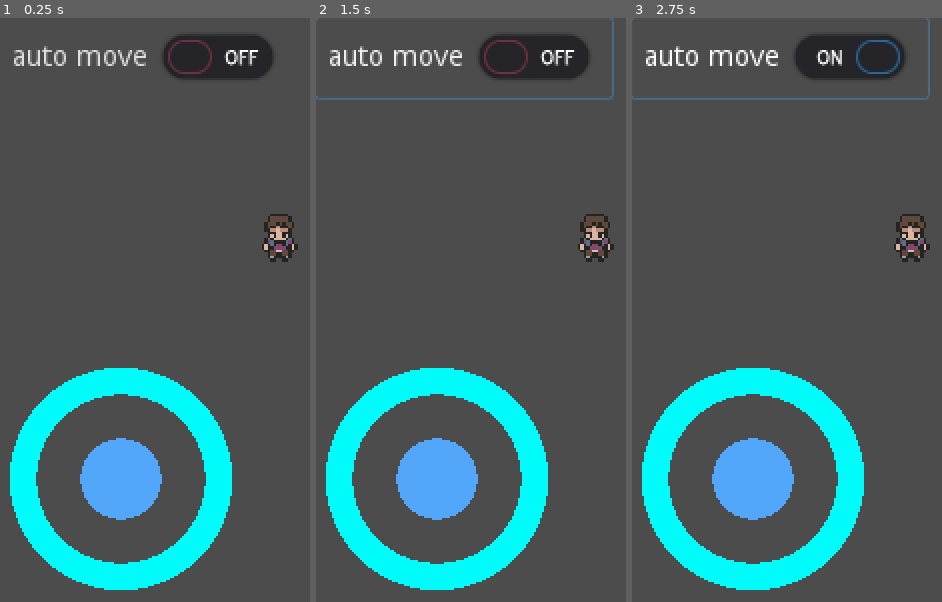
Above: before the commit, frames 1-3 (left to right).
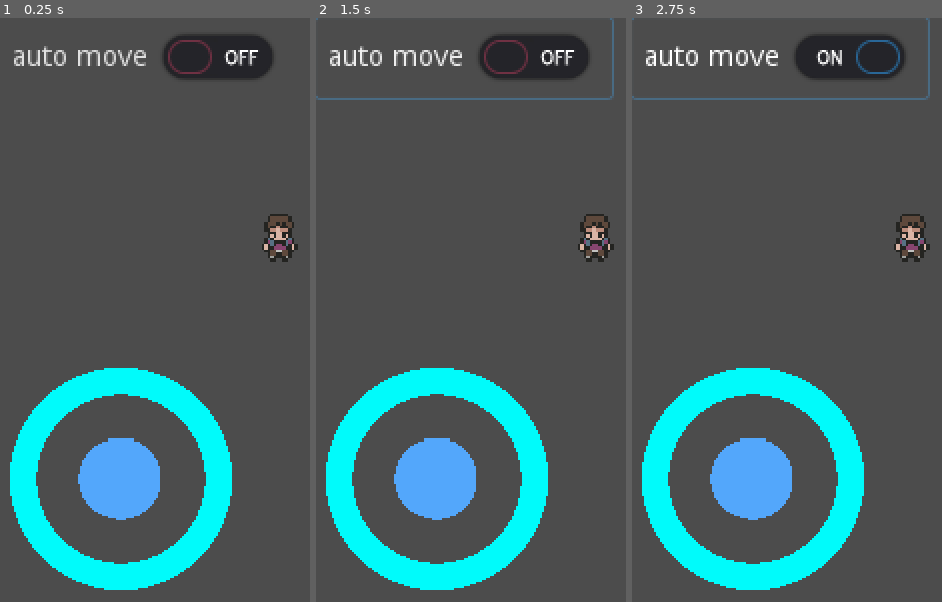
Above: after the commit, the same moments.

Repository: StitchedTeam/werewolf
Game: Godot game, scene res://Sandbox/Sandbox.tscn
Same seed, same stepped clock (60 frames per second), same inputs: the game is played once before the commit and once after it. The project has no main scene, so this scene is started directly.
Inputs:
- Up to frame 1 (0.25 s): no input
- Up to frame 2 (1.5 s): click "auto move" at 0.5 s; click "auto move" at 1.25 s
- Up to frame 3 (2.75 s): click "auto move" at 2 s

The runs differ from the first frame. In frame 1, 0.1% of the frame differs, in the area x 25-53%, y 71-85%; in frame 2, 0.1%; in frame 3, 0.1%.

Commit message:
Started one button mechanics on player controller

Diff:
--- a/Werewolf/UI/PlayerControl.gd
+++ b/Werewolf/UI/PlayerControl.gd
@@ -1,6 +1,8 @@
 extends Node2D
 
 var auto_enabled = false
+
+var first_click = false
 
 var dragging = false
 var drag_ended = false
@@ -10,10 +12,13 @@
 var resultant_axis = Dictionary()
 
 func _ready():
+	$Timer.connect("timeout", self, "timer_end")
+	$TimerDrag.connect("timeout", self, "timer_drag_end")
 	pass
 
 func _process(delta):
 	drag_and_place()
+	enable_auto()
 	# To make Input Area's empty collider follow mouse position
 	$Input_area.position = get_local_mouse_position()
 	pass
@@ -303,7 +308,6 @@
 			else:
 				dic.erase("W")
 				dic.erase("SE")
-	print(String(dic))
 
 	go_to_nearest()
 
@@ -314,50 +318,61 @@
 		if auto_enabled: $Inside_area.position = $Positions/North.position
 		resultant_axis.clear()
 		resultant_axis = dic.duplicate()
-		print("N is nearest")
 	elif dic.has("S"):
 		if auto_enabled: $Inside_area.position = $Positions/South.position
 		resultant_axis.clear()
 		resultant_axis = dic.duplicate()
-		print("S is nearest")
 	elif dic.has("E"):
 		if auto_enabled: $Inside_area.position = $Positions/East.position
 		resultant_axis.clear()
 		resultant_axis = dic.duplicate()
-		print("E is nearest")
 	elif dic.has("W"):
 		if auto_enabled: $Inside_area.position = $Positions/West.position
 		resultant_axis.clear()
 		resultant_axis = dic.duplicate()
-		print("W is nearest")
 	elif dic.has("NE"):
 		if auto_enabled: $Inside_area.position = $Positions/NorthEast.position
 		resultant_axis.clear()
 		resultant_axis = dic.duplicate()
-		print("NE is nearest")
 	elif dic.has("NW"):
 		if auto_enabled: $Inside_area.position = $Positions/NorthWest.position
 		resultant_axis.clear()
 		resultant_axis = dic.duplicate()
-		print("NW is nearest")
 	elif dic.has("SE"):
 		if auto_enabled: $Inside_area.position = $Positions/SouthEast.position
 		resultant_axis.clear()
 		resultant_axis = dic.duplicate()
-		print("SE is nearest")
 	elif dic.has("SW"):
 		if auto_enabled: $Inside_area.position = $Positions/SouthWest.position
 		resultant_axis.clear()
 		resultant_axis = dic.duplicate()
-		print("SW is nearest")
 	else:
 		if auto_enabled: $Inside_area.position = $Positions/Origin.position
 		resultant_axis.clear()
 		resultant_axis = dic.duplicate()
-		print("No point is nearest")
 
 	dic.clear()
 	drag_ended = false
-	print("everything happened")
-
-	pass
+
+	pass
+
+func enable_auto():
+	if (Input.is_action_just_released("click") && $Input_area.overlaps_area($Inside_area)):
+		$Timer.start()
+		$TimerDrag.start()
+		first_click = true
+		print("first click")
+	if first_click:
+		if (Input.is_action_just_pressed("click") && $Input_area.overlaps_area($Inside_area)):
+			print("second click")
+			auto_enabled = !auto_enabled
+			print (String(auto_enabled))
+	pass
+
+func timer_end():
+	print("timeout!")
+	first_click = false
+	pass
+
+func timer_drag_end():
+	pass
--- a/Werewolf/UI/PlayerControl.tscn
+++ b/Werewolf/UI/PlayerControl.tscn
@@ -3,11 +3,6 @@
 [ext_resource path="res://UI/PlayerControl.gd" type="Script" id=1]
 [ext_resource path="res://Assets/Sprites/Placeholder/ui_control_1.png" type="Texture" id=2]
 [ext_resource path="res://Assets/Sprites/Placeholder/ui_control_2.png" type="Texture" id=3]
-
-[sub_resource type="CircleShape2D" id=4]
-
-custom_solver_bias = 0.0
-radius = 10.0
 
 [sub_resource type="CircleShape2D" id=1]
 
@@ -17,9 +12,14 @@
 [sub_resource type="CircleShape2D" id=2]
 
 custom_solver_bias = 0.0
+radius = 10.0
+
+[sub_resource type="CircleShape2D" id=3]
+
+custom_solver_bias = 0.0
 radius = 53.8294
 
-[sub_resource type="CircleShape2D" id=3]
+[sub_resource type="CircleShape2D" id=4]
 
 custom_solver_bias = 0.0
 radius = 21.957
@@ -82,10 +82,12 @@
 audio_bus_name = "Master"
 
 [node name="Inside_collider" type="CollisionShape2D" parent="Inside_area"]
-shape = SubResource( 3 )
+shape = SubResource( 4 )
 
 [node name="Inside_sprite" type="Sprite" parent="Inside_area"]
 texture = ExtResource( 3 )
+hframes = 2
+_sections_unfolded = [ "Animation", "Offset", "texture" ]
 
 [node name="Positions" type="Node2D" parent="."]
 editor/display_folded = true
@@ -115,3 +117,15 @@
 position = Vector2( -40, 0 )
 
 [node name="Origin" type="Position2D" parent="Positions"]
+
+[node name="Timer" type="Timer" parent="."]
+process_mode = 1
+wait_time = 0.5
+one_shot = true
+autostart = false
+
+[node name="TimerDrag" type="Timer" parent="."]
+process_mode = 1
+wait_time = 0.2
+one_shot = false
+autostart = false
Binary file changed: Werewolf/Assets/Sprites/Placeholder/ui_control_2.png
Not shown, changed: Werewolf/Assets/Sprites/Placeholder/ui_control_2.png.import
Not shown: 3 places in Werewolf/UI/PlayerControl.tscn that only renumber resources
